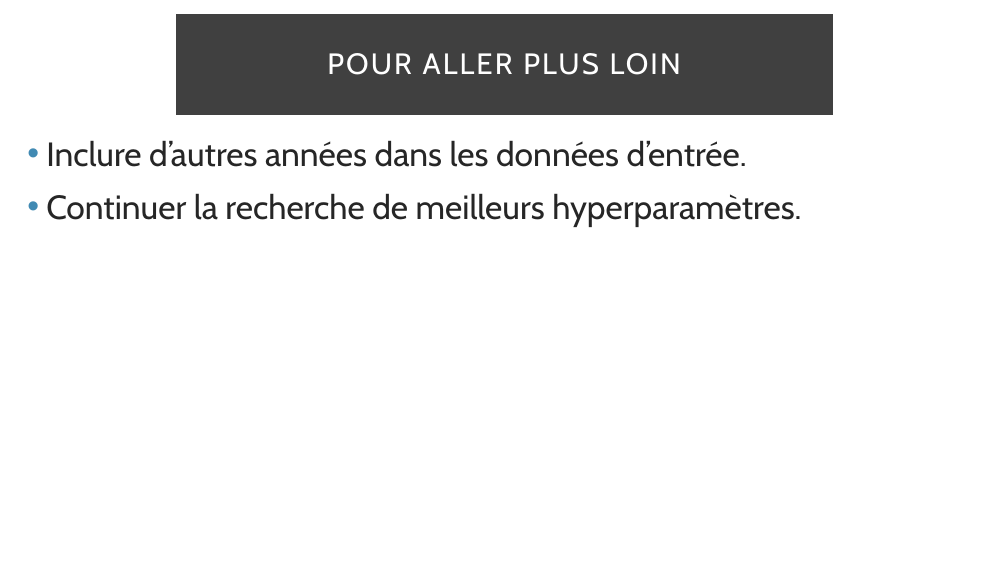
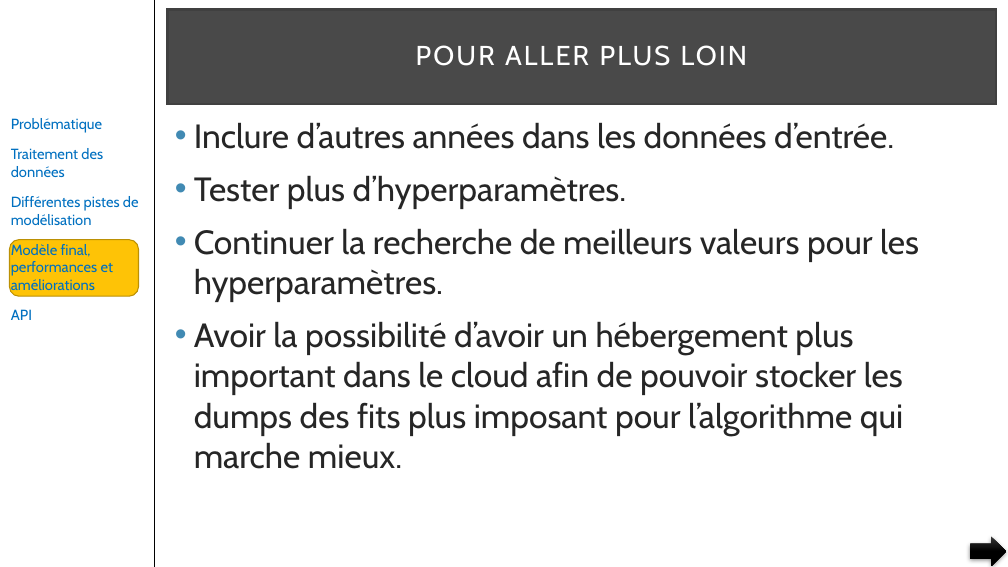
Before and after one commit to pfroide/python, a slide deck: slide 39 of Projet_4/p4.pptx (slide 37 before the commit). Drawn at 1008x567 pixels with LibreOffice and Linux fonts; fonts in the diff are those of the drawing. Boxes give left, top, right and bottom in pixels: in the first picture for what was removed or moved away, otherwise in the second. Text is boxed around its words. In the diff, an @@ line names an element or a change of style, - is before the commit and + after.

Commit message:
Version finale

```diff
--- a/Projet_4/p4.pptx
+++ b/Projet_4/p4.pptx
@@ line added from (154, 0) to (154, 567), #000000 1 pt @@
@@ title "POUR ALLER PLUS LOIN": place and size @@
-title "POUR ALLER PLUS LOIN" at [177,16,832,114]
+title "POUR ALLER PLUS LOIN" at [167,10,996,104]
@@ title "POUR ALLER PLUS LOIN" at [167,10,996,104]: size 28 to 26 pt; fill #000000 at 75% opacity to #0D0D0D at 75% opacity @@
@@ text added at [11,118,139,320], 14 pt, text #0070C0 @@
+Problématique
+Traitement des données
+Différentes pistes de modélisation
+Modèle final, performances et améliorations
+API
@@ text "Inclure d’autres années dans les ...": place and size @@
-text "Inclure d’autres années dans les ..." at [46,140,801,227]
+text "Inclure d’autres années dans les ..." at [194,122,919,469]
@@ text at [194,175,919,469]: text changed @@
-• Continuer la recherche de meilleurs hyperparamètres.
+• Tester plus d’hyperparamètres.
+• Continuer la recherche de meilleurs valeurs pour les hyperparamètres.
+• Avoir la possibilité d’avoir un hébergement plus important dans le cloud afin de pouvoir stocker les dumps des fits plus imposant pour l’algorithme qui marche mieux.
@@ rounded rectangle added at [10,240,139,296], fill #FEC306, outline #BC9004 1 pt @@
@@ right arrow added at [971,537,1006,566], fill gradient #393939 to #000000 @@
```
Also in this commit, not shown: 27 other slides changed, 10 slides added, 6 slides removed.
